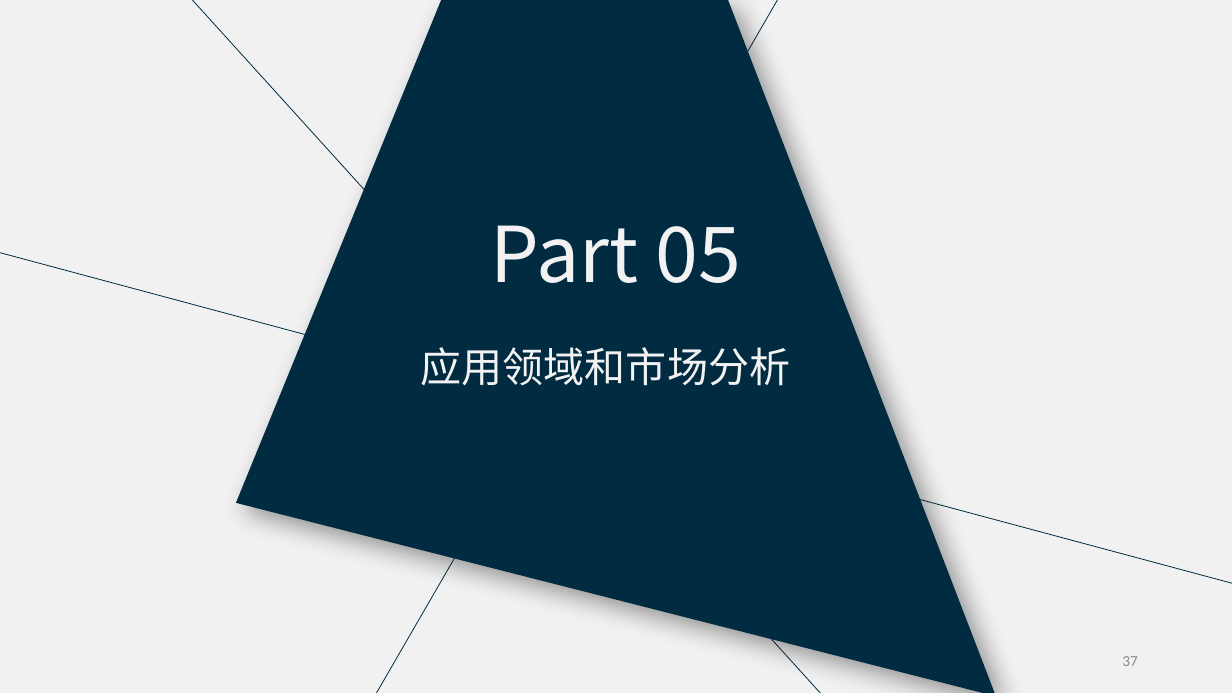
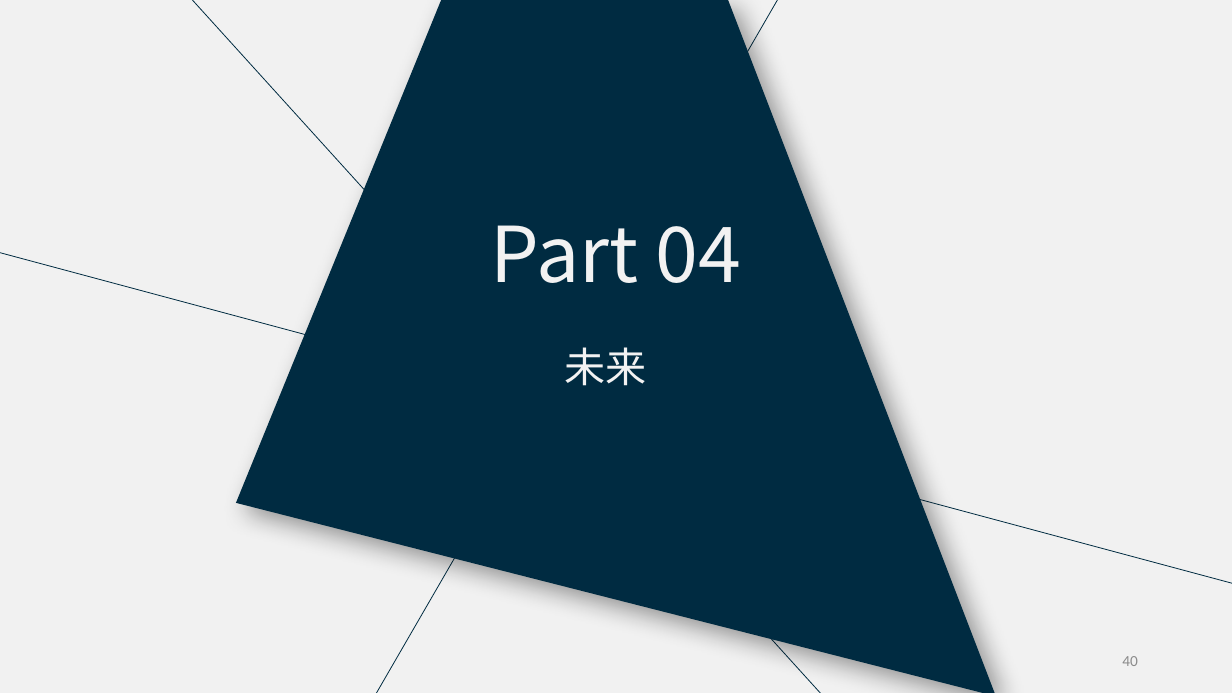
Before and after one commit to RunTimeError2/Avabot---Industry-Frontier, a slide deck: slide 40 of 未来阿凡达机器人_产业调研报告试验稿.pptx (slide 37 before the commit). Drawn at 1232x693 pixels with LibreOffice and Linux fonts; fonts in the diff are those of the drawing. Boxes give left, top, right and bottom in pixels: in the first picture for what was removed or moved away, otherwise in the second. Text is boxed around its words. In the diff, an @@ line names an element or a change of style, - is before the commit and + after.

```diff
--- a/未来阿凡达机器人_产业调研报告试验稿.pptx
+++ b/未来阿凡达机器人_产业调研报告试验稿.pptx
@@ text at [491, 225, 741, 283]: text changed @@
-Part 05
+Part 04
@@ text at [564, 347, 646, 386]: text changed @@
-应用领域和市场分析
+未来
@@ page number at [1122, 656, 1138, 666]: text changed @@
-37
+40
```
Also in this commit, not shown: 2 other slides changed, 7 slides added, 4 slides removed.
